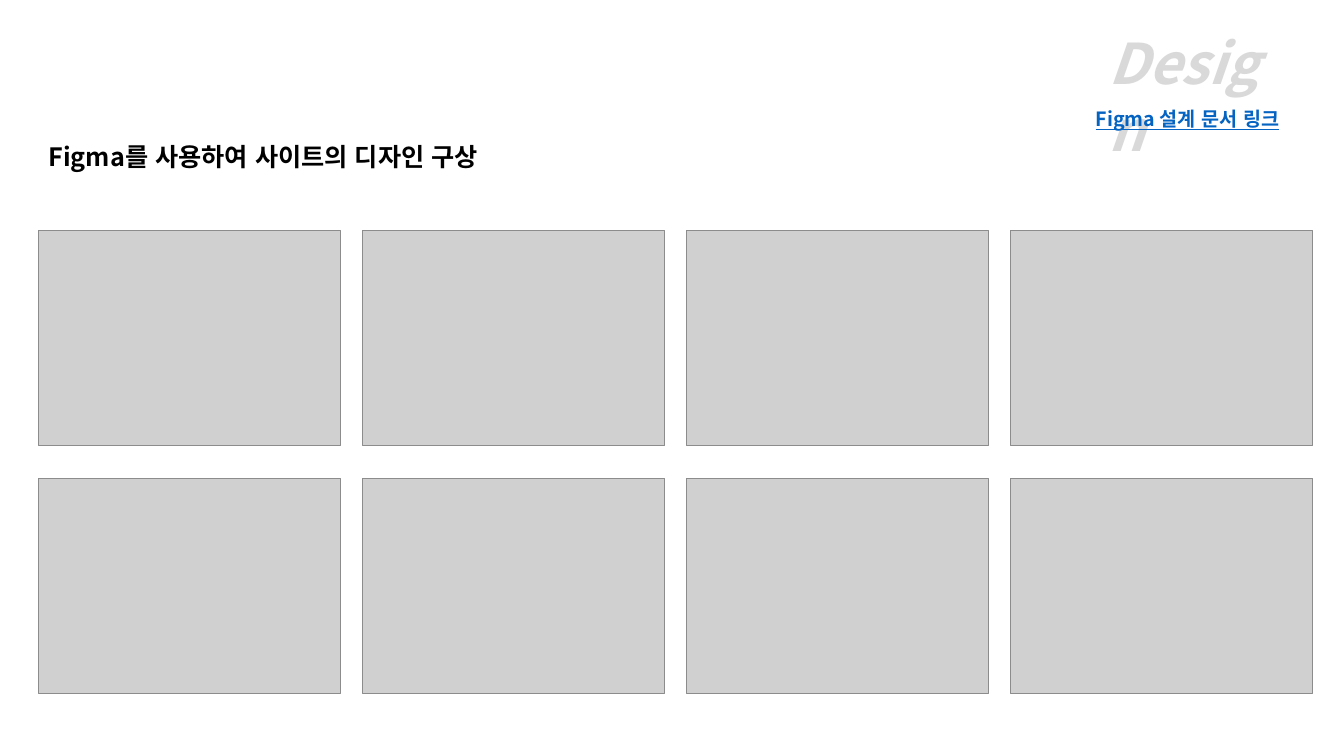
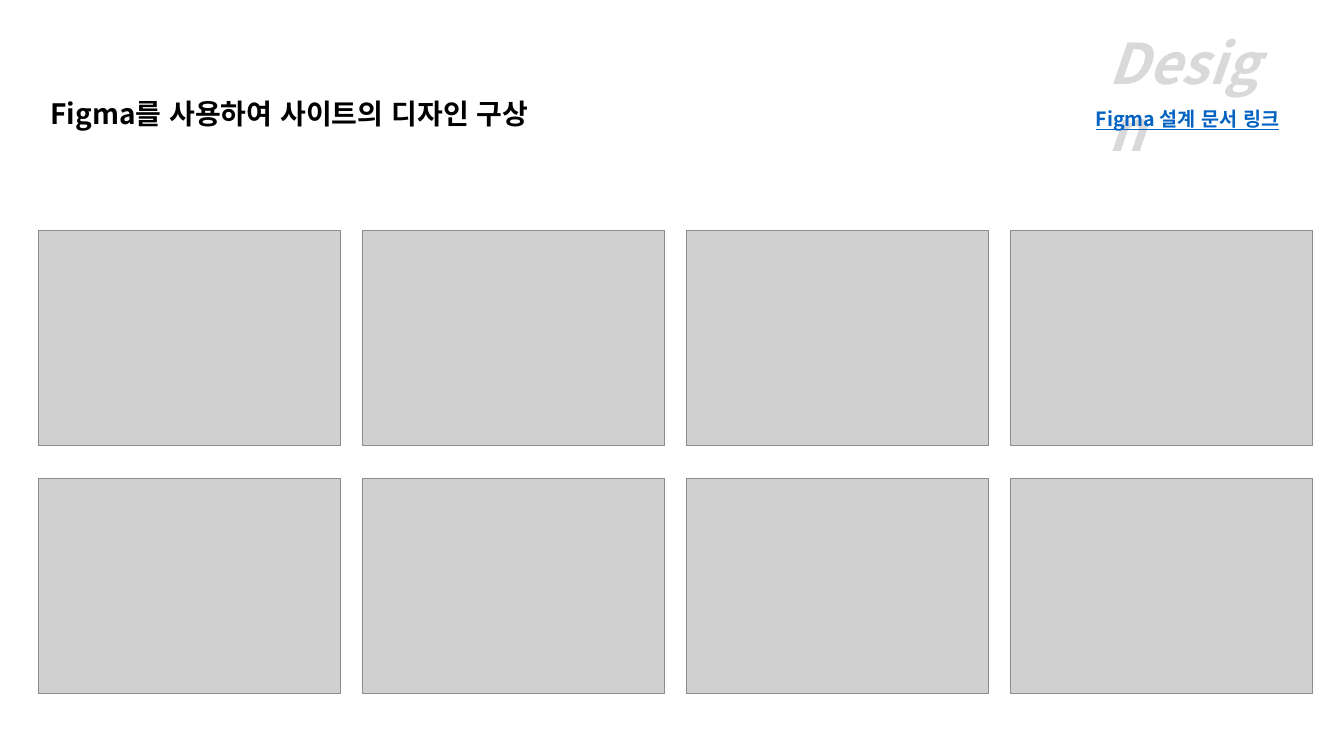
Before and after one commit to jhb0430/nunubooks, a slide deck: slide 7 of nunubooks 포트폴리오.pptx. Drawn at 1344x756 pixels with LibreOffice and Linux fonts; fonts in the diff are those of the drawing; grey boxes stand for pictures. Boxes give left, top, right and bottom in pixels: in the first picture for what was removed or moved away, otherwise in the second. Text is boxed around its words. In the diff, an @@ line names an element or a change of style, - is before the commit and + after.

```diff
--- a/nunubooks 포트폴리오.pptx
+++ b/nunubooks 포트폴리오.pptx
@@ text "Figma를 사용하여 사이트의 디자인 구상": place and size @@
-text "Figma를 사용하여 사이트의 디자인 구상" at bbox=[49, 145, 478, 172]
+text "Figma를 사용하여 사이트의 디자인 구상" at bbox=[50, 100, 529, 131]
@@ text "Figma를 사용하여 사이트의 디자인 구상" at bbox=[50, 100, 529, 131]: size 18 to 20 pt @@
```
Also in this commit, not shown: 12 other slides changed, 3 slides added, 1 other file.
